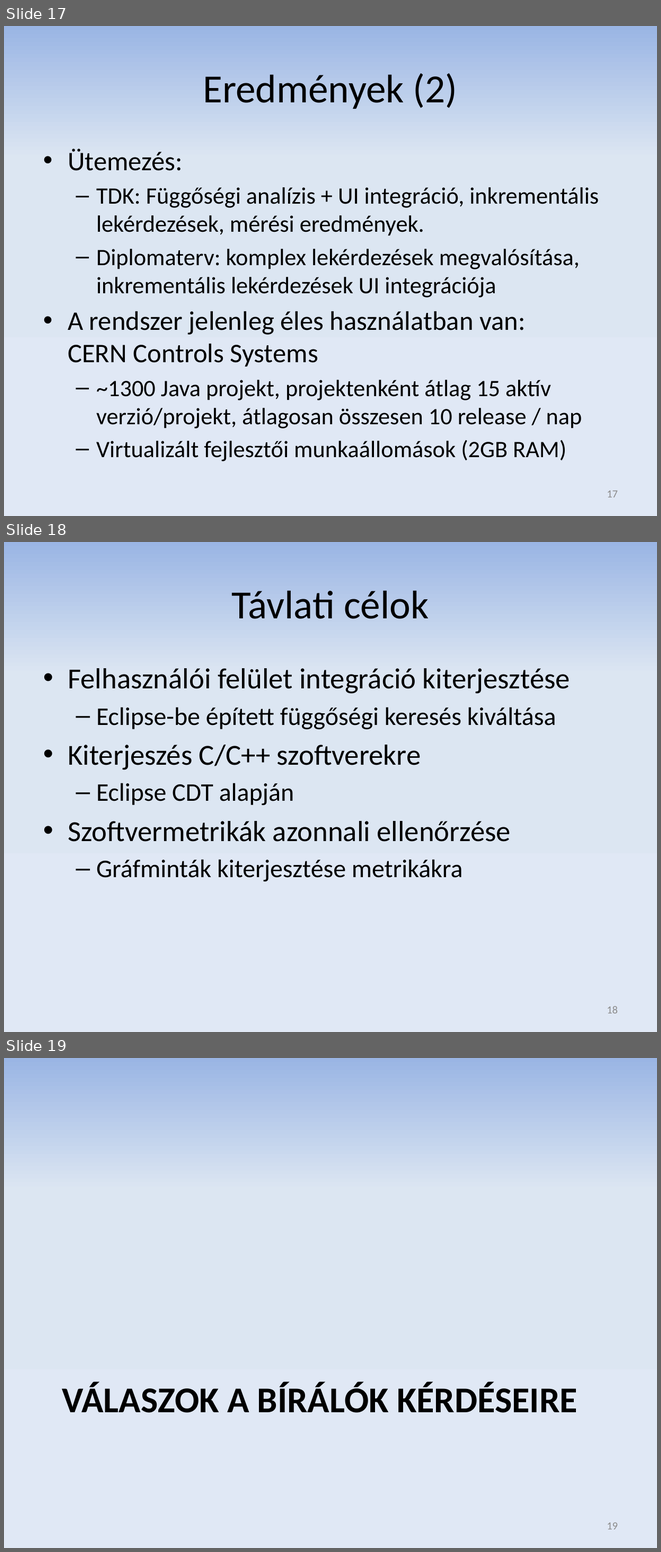
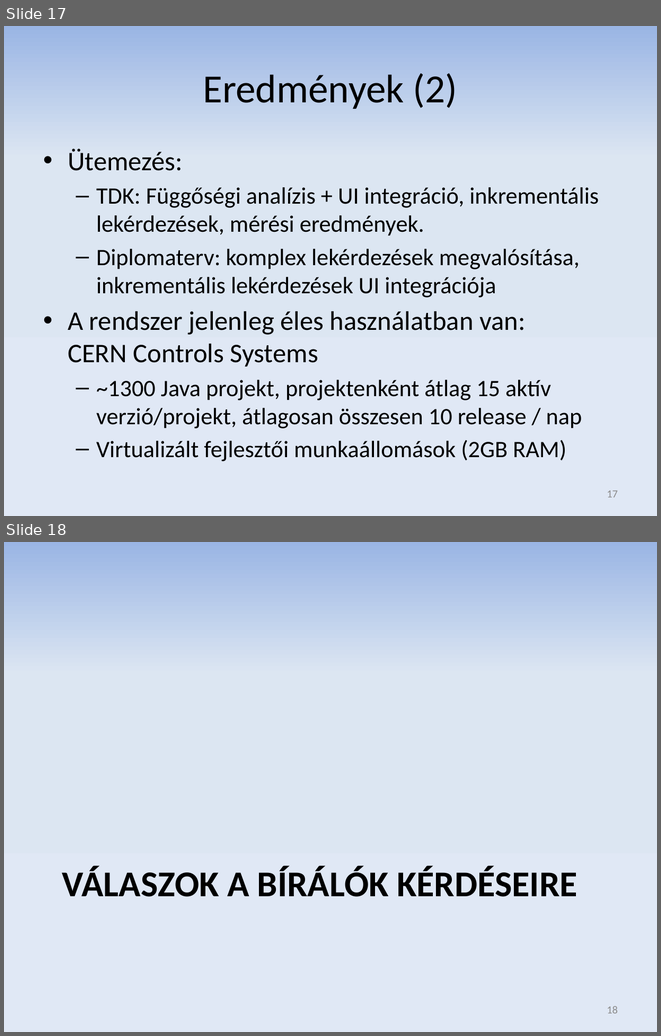
Before and after one commit to donat/incquery-deps, a slide deck: incquery-deps-thesis/presentation/zv_csikos_donat.pptx. Shown one above the other, each under a label of ours: slides 17, 18 and 19 before the commit, slides 17 and 18 after it. The pictures are 661x1552 and 661x1036 pixels, drawn with LibreOffice and Linux fonts; fonts in the diff are those of the drawing. Boxes give left, top, right and bottom in pixels: in the first picture for what was removed or moved away, otherwise in the second. Text is boxed around its words. In the diff, an @@ line names an element or a change of style, - is before the commit and + after.

```diff
--- a/incquery-deps-thesis/presentation/zv_csikos_donat.pptx
+++ b/incquery-deps-thesis/presentation/zv_csikos_donat.pptx
@@ slide 18 removed at (x1=4, y1=542, x2=657, y2=1032), background gradient #9AB5E4 to #DCE6F2 to #E1E8F5 @@
@@ title removed at (x1=232, y1=590, x2=429, y2=619) @@
-Távlati célok
@@ text removed at (x1=68, y1=668, x2=570, y2=882) @@
-• Felhasználói felület integráció kiterjesztése
-  – Eclipse-be épített függőségi keresés kiváltása
-• Kiterjeszés C/C++ szoftverekre
-  – Eclipse CDT alapján
-• Szoftvermetrikák azonnali ellenőrzése
-  – Gráfminták kiterjesztése metrikákra
@@ page number removed at (x1=607, y1=1006, x2=618, y2=1013) @@
-18
@@ what was slide 19 is now slide 18 @@
@@ page number at (x1=607, y1=1006, x2=618, y2=1013): text changed @@
-19
+18
```
Also in this commit, not shown: 1 slide added, 1 other slide removed.
